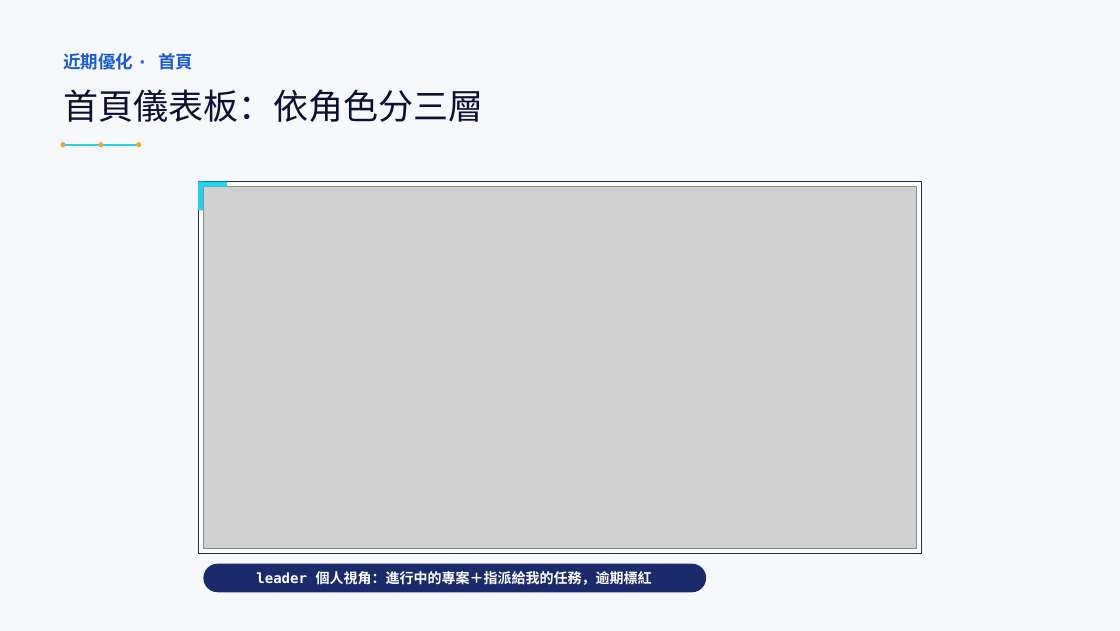
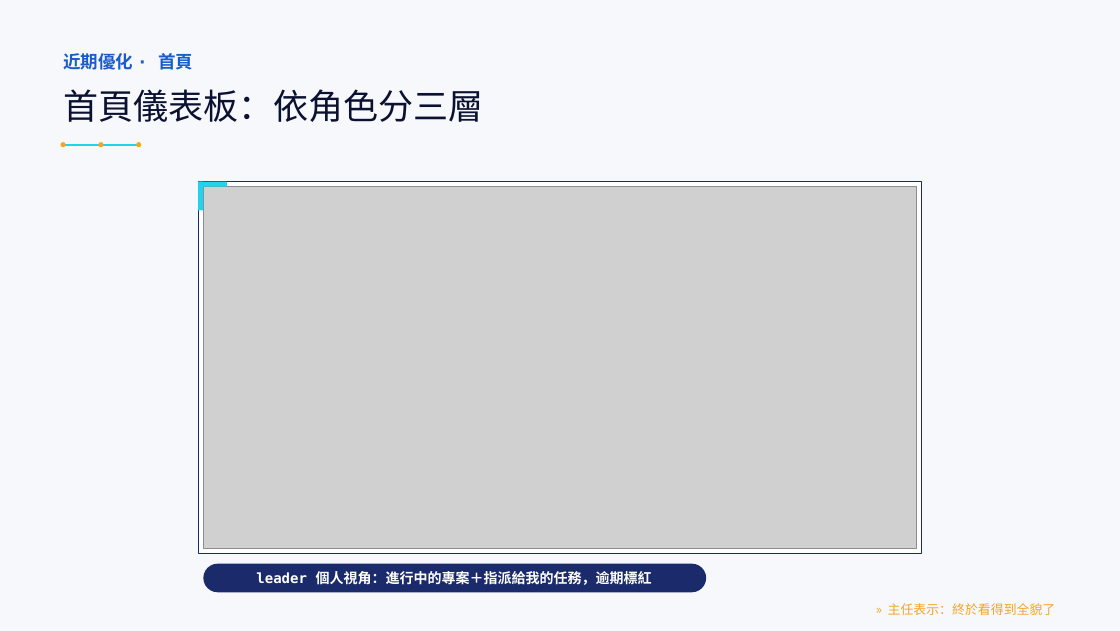
Before and after one commit to LinGaOscar/Spring-MissionBoard, a slide deck: slide 26 of docs/專案介紹.pptx. Drawn at 1120x631 pixels with LibreOffice and Linux fonts; fonts in the diff are those of the drawing; grey boxes stand for pictures. Boxes give left, top, right and bottom in pixels: in the first picture for what was removed or moved away, otherwise in the second. Text is boxed around its words. In the diff, an @@ line names an element or a change of style, - is before the commit and + after.

```diff
--- a/docs/專案介紹.pptx
+++ b/docs/專案介紹.pptx
@@ text added at (888,603,1056,615), 11 pt, text #F5A524 @@
+» 主任表示：終於看得到全貌了
```
Also in this commit, not shown: 26 other slides changed.
